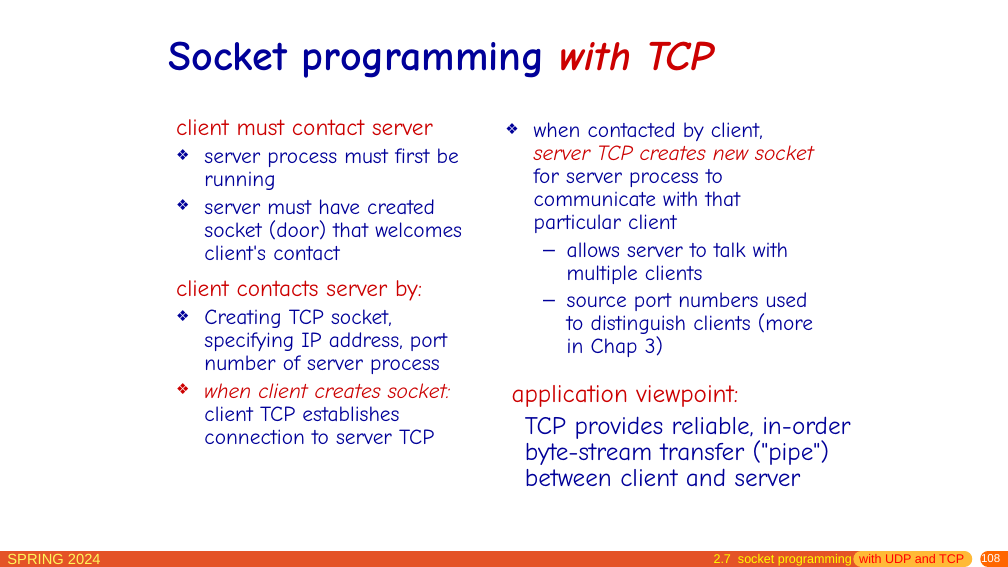
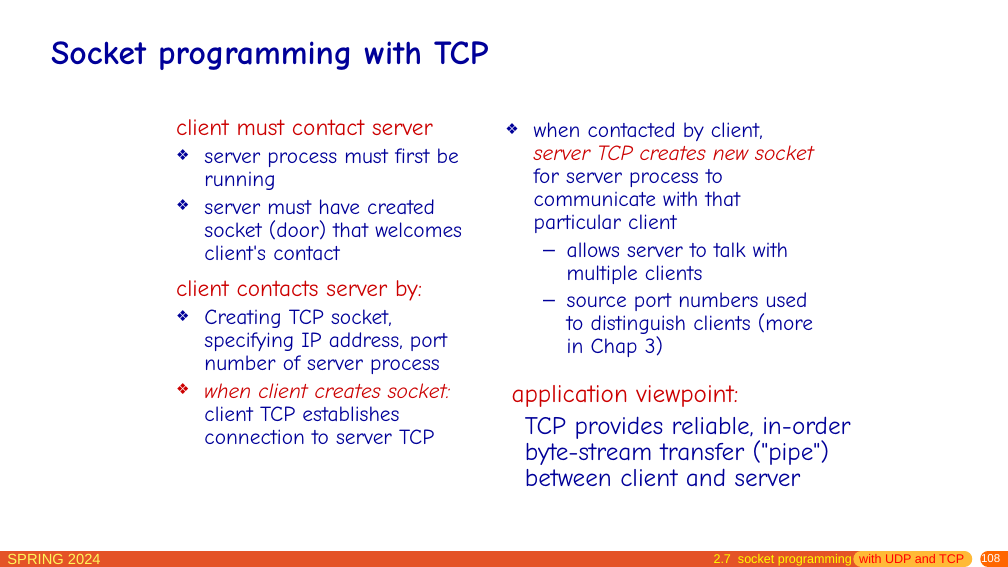
Before and after one commit to network-whu/slides, a slide deck: slide 108 of pptx/chapter2.pptx. Drawn at 1008x567 pixels with LibreOffice and Linux fonts; fonts in the diff are those of the drawing. Boxes give left, top, right and bottom in pixels: in the first picture for what was removed or moved away, otherwise in the second. Text is boxed around its words. In the diff, an @@ line names an element or a change of style, - is before the commit and + after.

```diff
--- a/pptx/chapter2.pptx
+++ b/pptx/chapter2.pptx
@@ title "Socket programming with TCP" moved from (x1=169, y1=41, x2=713, y2=78) to (x1=51, y1=41, x2=488, y2=70) @@
@@ title "Socket programming with TCP" at (x1=51, y1=41, x2=488, y2=70): size 40 to 32 pt; text colour #CC0000 to #000099, italic off in "with TCP" @@
```
Also in this commit, not shown: 15 other slides changed, 1 other file.
